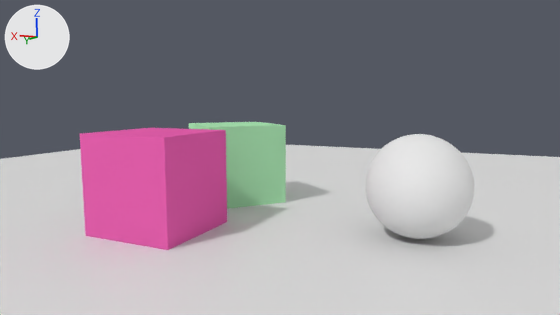
The Blender file regression_test_suite/scenes/DoubleSidedThin.blend, before and after one commit.
Before and after are seen from the file's camera 'Camera'. The axes (+X, +Y, +Z) are drawn at upper left. The lights are the same throughout.
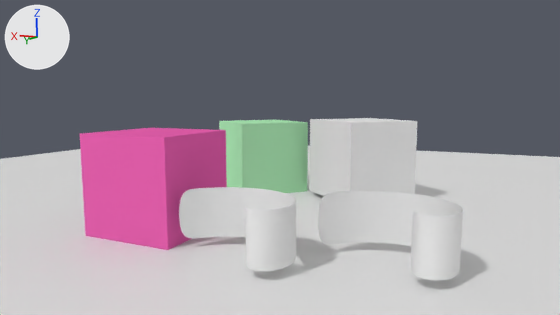
Where the change shows, as pixel boxes (x1, y1, x2, y2) in the pictures (560 x 315 px):
'Sphere', deleted: before (365, 134, 474, 239)
'Plane.002', added: after (318, 191, 463, 280)
'Cube.002', added: after (309, 118, 417, 196)
'Plane.001', added: after (179, 187, 296, 271)
'Cube', moved: before (189, 122, 286, 209); after (219, 120, 308, 193)

Patch to the scene script:
```diff
--- a/regression_test_suite/scenes/DoubleSidedThin.blend.py
+++ b/regression_test_suite/scenes/DoubleSidedThin.blend.py
@@ mat_doublesided @@
+mat_doublesided = diffuse_material('DoubleSided')
+mat_doublesided.base_color = (0.8, 0.8, 0.8)  # white #e7e7e7
@@ mat_coating @@
+mat_coating = diffuse_material('Coating')
+mat_coating.base_color = (0.8, 0.8, 0.8)  # white #e7e7e7
@@ me_plane_001 @@
+me_plane_001.from_pydata(...)  # 20 vertices, 9 faces; spans x -1.07..1.25, y -0.83..0.62, z -0.45..0.45
+me_plane_001.polygons.foreach_set('use_smooth', [True] * 9)
+me_plane_001.materials.append(mat_doublesided)  # white #e7e7e7
@@ me_plane_002 @@
+me_plane_002.from_pydata(...)  # 20 vertices, 9 faces; spans x -1.07..1.25, y -0.83..0.62, z -0.45..0.45
+me_plane_002.polygons.foreach_set('use_smooth', [True] * 9)
+me_plane_002.materials.append(mat_coating)  # white #e7e7e7
@@ me_cube_002 @@
+me_cube_002.from_pydata(...)  # a box spanning x -1.0..1.0, y -1.0..1.0, z -1.0..1.0
+me_cube_002.materials.append(mat_material_009)  # white #e7e7e7
@@ ob_cube @@
 ob_cube = bpy.data.objects.new('Cube', me_cube)
-ob_cube.location = (2.38, 0.0, 1.0)
+ob_cube.location = (2.37, -1.55, 1.0)
 ob_cube.rotation_euler = (0.0, 0.0, -0.706)  # degrees (0, 0, -40)
@@ ob_sphere @@
-ob_sphere = bpy.data.objects.new('Sphere', me_sphere)
-ob_sphere.location = (-2.5, 1.49, 1.0)
-_m = ob_sphere.modifiers.new('Subsurf', 'SUBSURF')
-_m.levels = 2
-_m.render_levels = 3
@@ ob_plane_001 @@
+ob_plane_001 = bpy.data.objects.new('Plane.001', me_plane_001)
+ob_plane_001.location = (-0.06, 4.08, 0.63)
+_m = ob_plane_001.modifiers.new('Subsurf', 'SUBSURF')
@@ ob_plane_002 @@
+ob_plane_002 = bpy.data.objects.new('Plane.002', me_plane_002)
+ob_plane_002.location = (-2.38, 3.38, 0.63)
+_m = ob_plane_002.modifiers.new('Subsurf', 'SUBSURF')
@@ ob_cube_002 @@
+ob_cube_002 = bpy.data.objects.new('Cube.002', me_cube_002)
+ob_cube_002.location = (-0.65, -1.4, 1.11)
+ob_cube_002.rotation_euler = (0.0, 0.0, -0.706)  # degrees (0, 0, -40)
```
